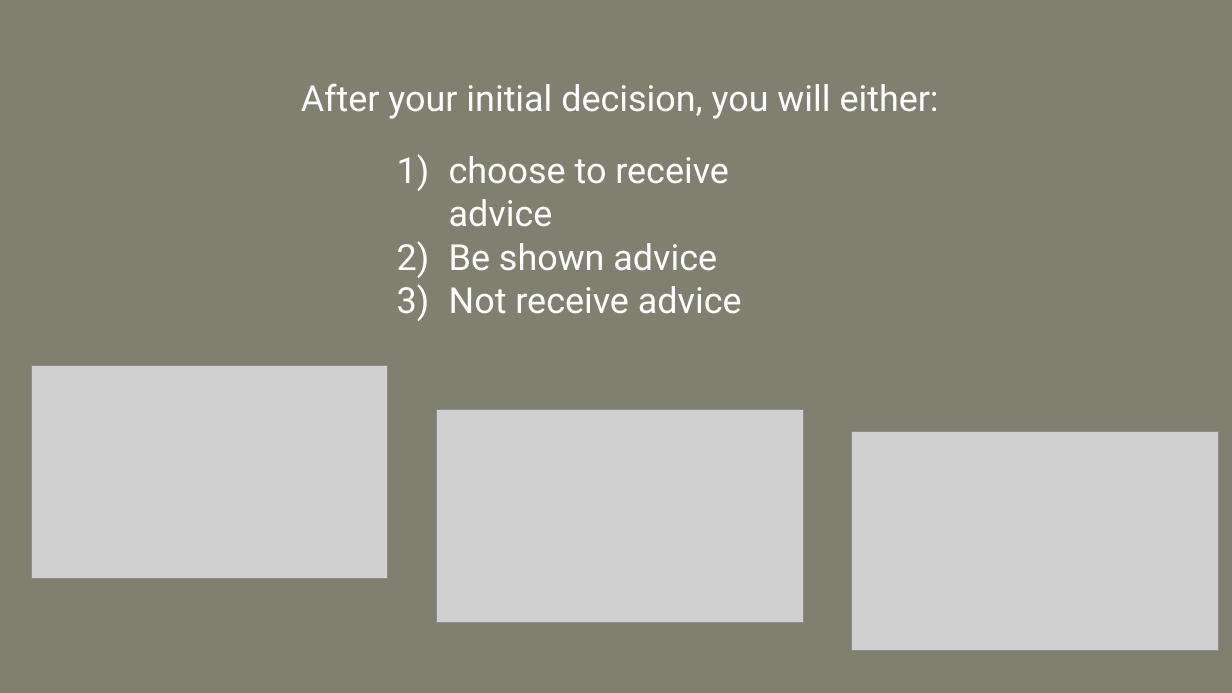
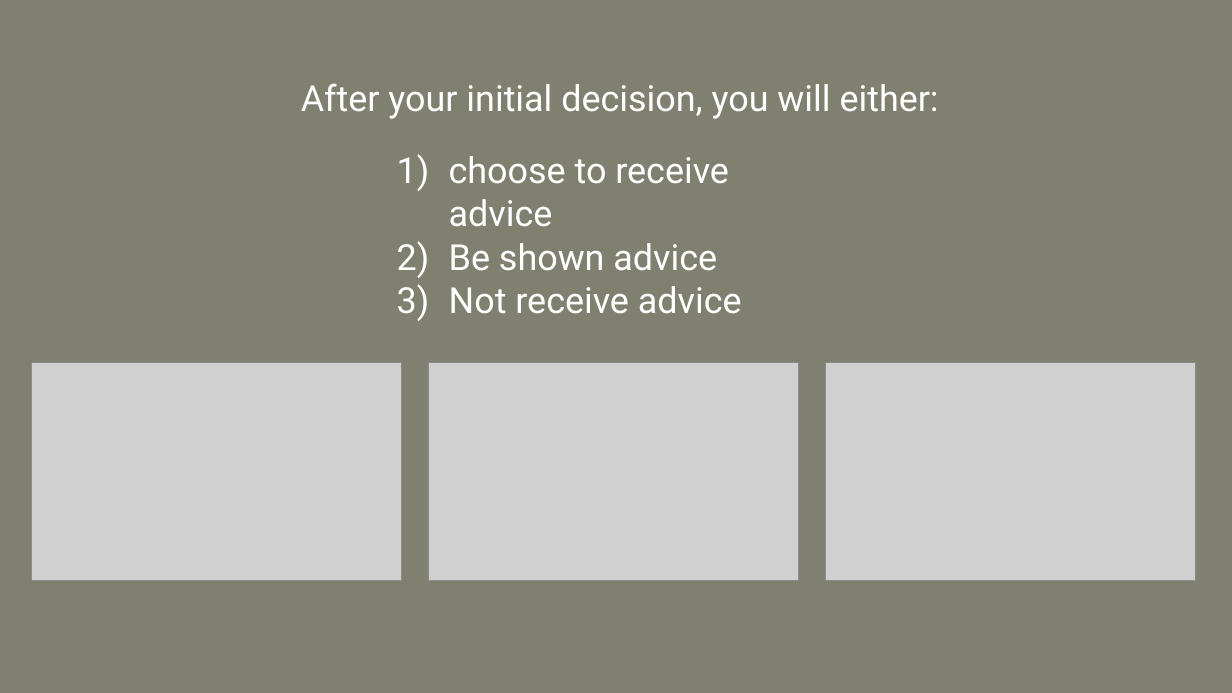
Before and after one commit to Davidson-MJ/js_ArtificialDotsAdvice, a slide deck: slide 9 of instruction-images/expInstructions.pptx. Drawn at 1232x693 pixels with LibreOffice and Linux fonts; fonts in the diff are those of the drawing; grey boxes stand for pictures. Boxes give left, top, right and bottom in pixels: in the first picture for what was removed or moved away, otherwise in the second. Text is boxed around its words. In the diff, an @@ line names an element or a change of style, - is before the commit and + after.

```diff
--- a/instruction-images/expInstructions.pptx
+++ b/instruction-images/expInstructions.pptx
@@ picture: place and size @@
-picture at (31, 365, 387, 579)
+picture at (31, 362, 401, 580)
@@ picture: place and size @@
-picture at (436, 409, 803, 623)
+picture at (429, 362, 799, 580)
@@ picture added at (826, 362, 1196, 580) @@
@@ picture removed at (852, 432, 1219, 651) @@
```
Also in this commit, not shown: 2 other slides changed, 19 other files.
